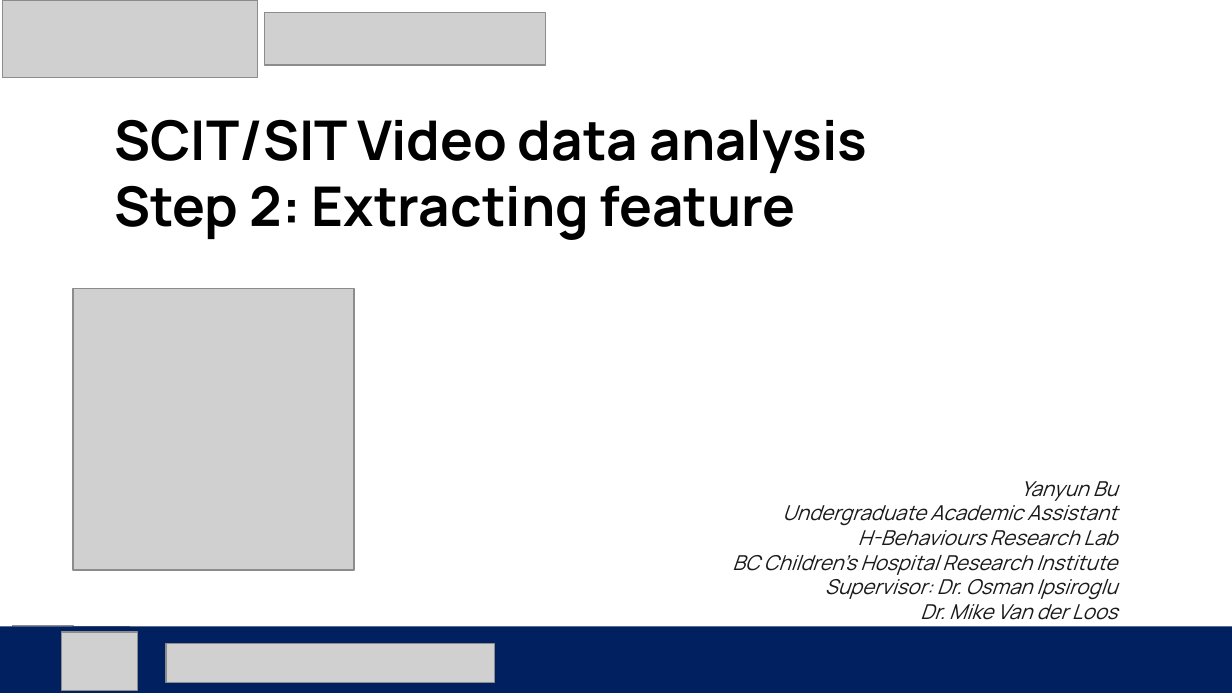
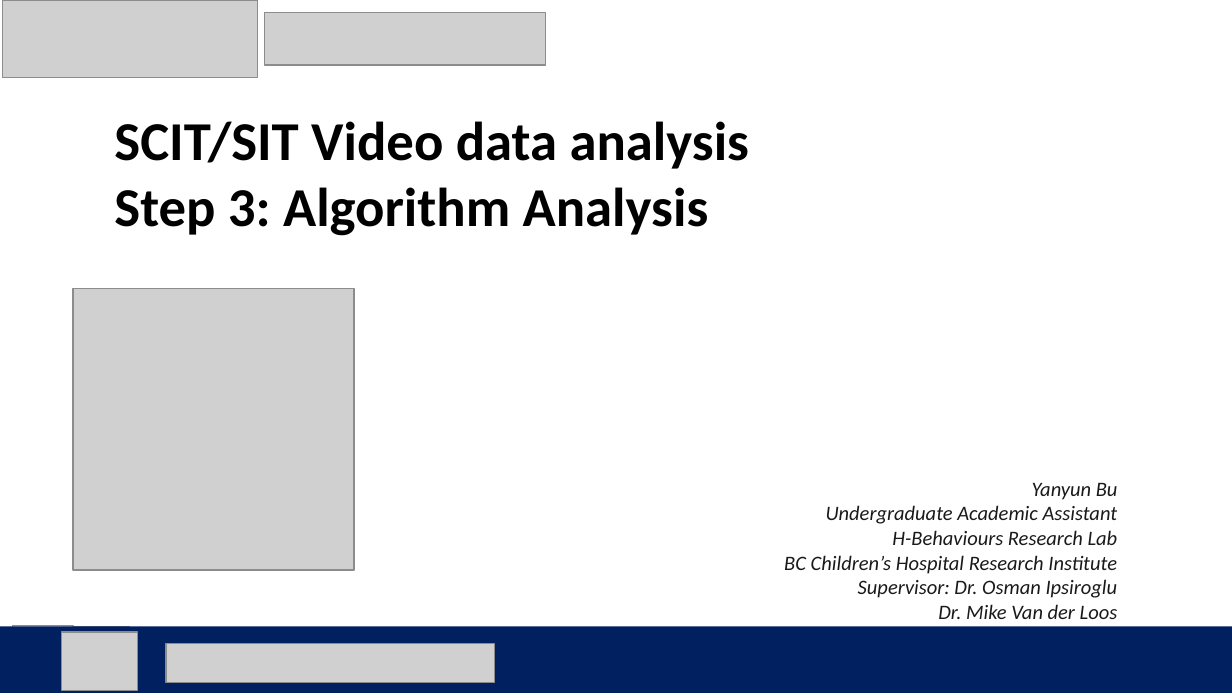
Before and after one commit to buyanyun/video-analysis-testing, a slide deck: slide 1 of step3_analysis.pptx. Drawn at 1232x693 pixels with LibreOffice and Linux fonts; fonts in the diff are those of the drawing; grey boxes stand for pictures. Boxes give left, top, right and bottom in pixels: in the first picture for what was removed or moved away, otherwise in the second. Text is boxed around its words. In the diff, an @@ line names an element or a change of style, - is before the commit and + after.

```diff
--- a/step3_analysis.pptx
+++ b/step3_analysis.pptx
@@ text at (114,121,1118,619): font Manrope to Calibri in "SCIT/SIT Video data analysis", "Yanyun Bu", "Undergraduate Academic Assistant", "H-Behaviours Research Lab" and 3 more places @@
@@ text at (114,187,709,236): text changed; font Manrope to Calibri @@
-Step 2: Extracting feature
+Step 3: Algorithm Analysis
```
Also in this commit, not shown: 5 other slides changed, 8 slides added, 14 slides removed, 2 other files.
